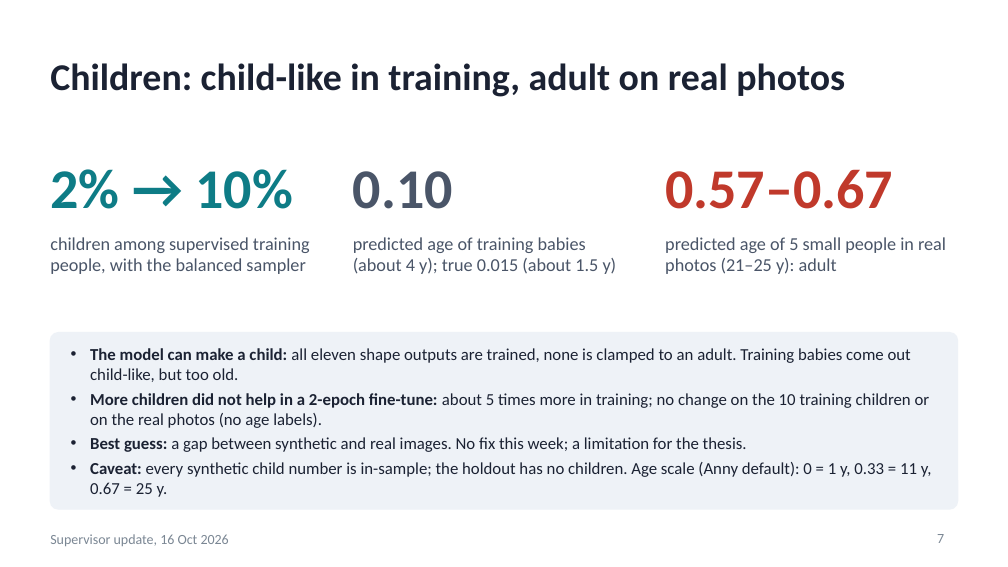
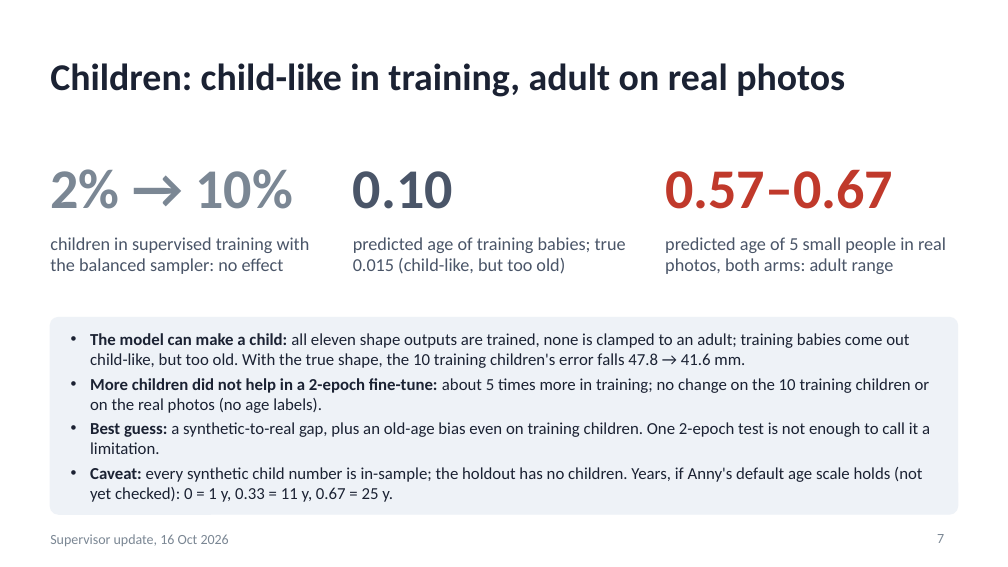
Before and after one commit to saadnajib/Multi-Person-Whole-Body-Human-Mesh-Recovery-in-a-Single-Shot-with-Annyone-dataset-and-3dpw-dataset, a slide deck: slide 7 of docs/supervisor_update_2026-10-16.pptx. Drawn at 1008x567 pixels with LibreOffice and Linux fonts; fonts in the diff are those of the drawing. Boxes give left, top, right and bottom in pixels: in the first picture for what was removed or moved away, otherwise in the second. Text is boxed around its words. In the diff, an @@ line names an element or a change of style, - is before the commit and + after.

```diff
--- a/docs/supervisor_update_2026-10-16.pptx
+++ b/docs/supervisor_update_2026-10-16.pptx
@@ text "2% → 10%" at (50,169,292,209): text colour #0E7C86 to #7B8794 @@
@@ text at (50,237,310,274): text changed @@
-children among supervised training people, with the balanced sampler
+children in supervised training with the balanced sampler: no effect
@@ text at (353,237,626,274): text changed @@
-predicted age of training babies (about 4 y); true 0.015 (about 1.5 y)
+predicted age of training babies; true 0.015 (child-like, but too old)
@@ text at (665,237,946,274): text changed @@
-predicted age of 5 small people in real photos (21–25 y): adult
+predicted age of 5 small people in real photos, both arms: adult range
@@ rounded rectangle: place and size @@
-rounded rectangle at (50,333,958,509)
+rounded rectangle at (50,318,958,514)
@@ rounded rectangle at (50,318,958,514): proportions changed @@
@@ text "The model can make a ...": place and size @@
-text "The model can make a ..." at (90,348,932,497)
+text "The model can make a ..." at (90,333,930,502)
@@ text at (90,333,909,368): text changed @@
-• The model can make a child: all eleven shape outputs are trained, none is clamped to an adult. Training babies come out child-like, but too old.
+• The model can make a child: all eleven shape outputs are trained, none is clamped to an adult; training babies come out child-like, but too old. With the true shape, the 10 training children's error falls 47.8 → 41.6 mm.
@@ text at (90,422,930,502): text changed @@
-• Best guess: a gap between synthetic and real images. No fix this week; a limitation for the thesis.
-• Caveat: every synthetic child number is in-sample; the holdout has no children. Age scale (Anny default): 0 = 1 y, 0.33 = 11 y, 0.67 = 25 y.
+• Best guess: a synthetic-to-real gap, plus an old-age bias even on training children. One 2-epoch test is not enough to call it a limitation.
+• Caveat: every synthetic child number is in-sample; the holdout has no children. Years, if Anny's default age scale holds (not yet checked): 0 = 1 y, 0.33 = 11 y, 0.67 = 25 y.
```
Also in this commit, not shown: 12 other slides changed, 1 other file.
